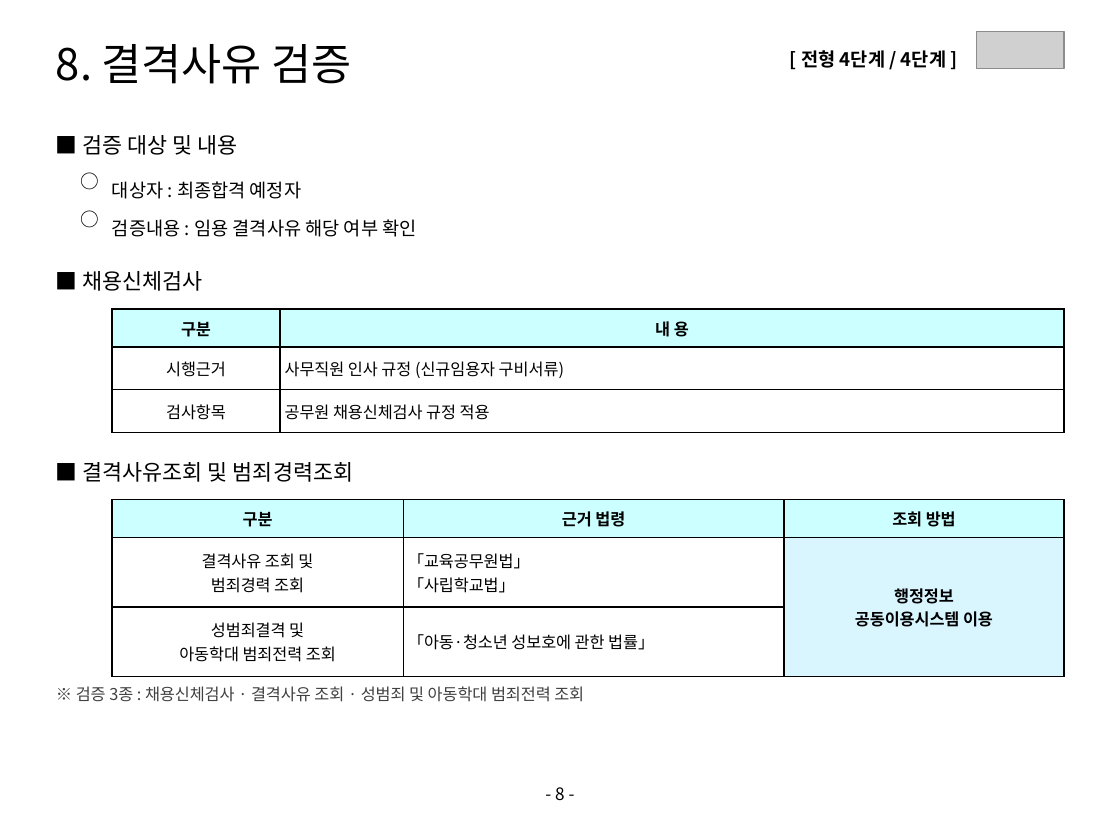
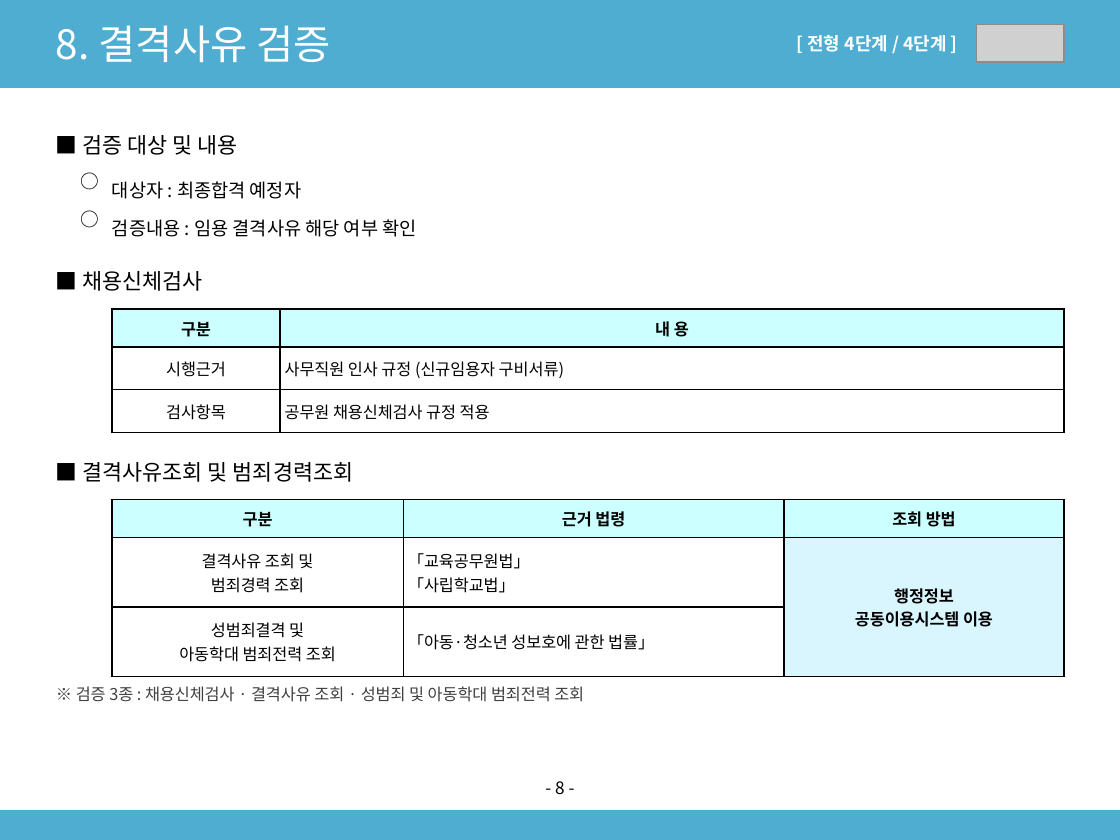
Before and after one commit to sogood459-max/miracle-guy, a slide deck: slide 9 of docs/2027년_사무직원_채용계획안.pptx. Drawn at 1120x840 pixels with LibreOffice and Linux fonts; fonts in the diff are those of the drawing; grey boxes stand for pictures. Boxes give left, top, right and bottom in pixels: in the first picture for what was removed or moved away, otherwise in the second. Text is boxed around its words. In the diff, an @@ line names an element or a change of style, - is before the commit and + after.

```diff
--- a/docs/2027년_사무직원_채용계획안.pptx
+++ b/docs/2027년_사무직원_채용계획안.pptx
@@ rectangle added at [0,0,1120,87], fill #4FADD1, outline #4FADD1 0.5 pt @@
@@ text "8. 결격사유 검증": place and size @@
-text "8. 결격사유 검증" at [56,44,352,84]
+text "8. 결격사유 검증" at [56,25,331,62]
@@ text "8. 결격사유 검증" at [56,25,331,62]: size 28 to 26 pt, text colour #000000 to #FFFFFF @@
@@ text "[ 전형 4단계 / 4단계 ...": place and size @@
-text "[ 전형 4단계 / 4단계 ..." at [801,50,946,68]
+text "[ 전형 4단계 / 4단계 ..." at [808,35,946,52]
@@ text "[ 전형 4단계 / 4단계 ..." at [808,35,946,52]: size 12 to 11.5 pt, text colour #000000 to #FFFFFF @@
@@ picture: place and size @@
-picture at [977,31,1064,68]
+picture at [977,25,1064,62]
@@ text "- 8 -": place and size @@
-text "- 8 -" at [555,787,564,801]
+text "- 8 -" at [555,781,564,795]
@@ rectangle added at [0,811,1120,840], fill #4FADD1, outline #4FADD1 0.5 pt @@
```
Also in this commit, not shown: 10 other slides changed, 1 other file.
